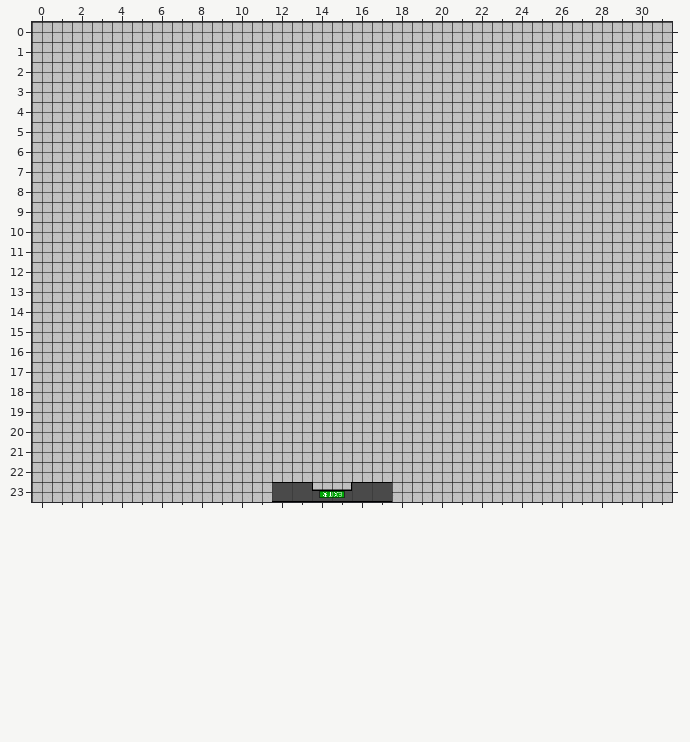
A Tiled map gets an edit: res/levels/top_room.tmx. Above, as it was before the edit.
Cells are 32x32 px. Shown: x 0..31, y 0..23.
The result:
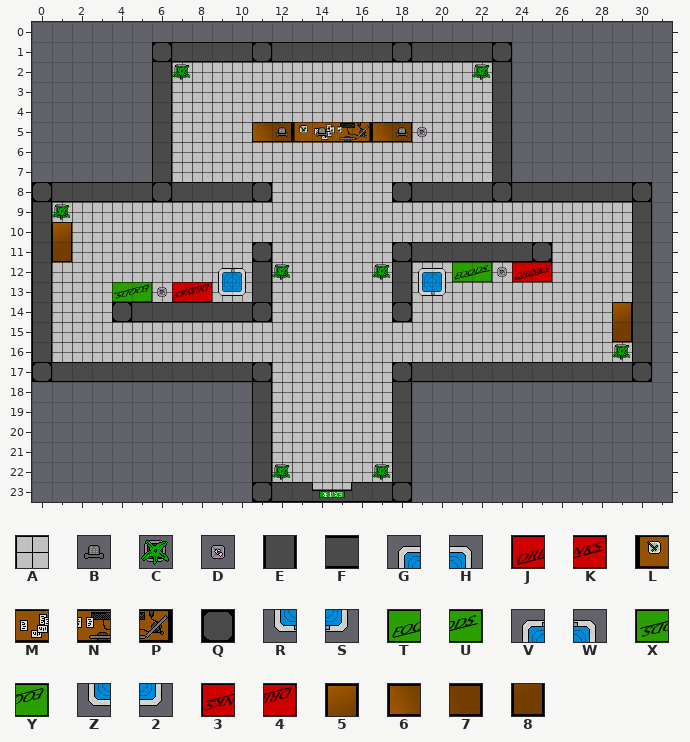
Key: from "default": A 0, B 1, C 3, D 4, E 32, F 34, G 36, H 37, J 40, K 41, L 60, M 61, N 62, P 63, Q 64, R 68, S 69, T 72, U 73, V 102, W 103, X 104, Y 105, Z 134, 2 135, 3 136, 4 137, 5 221, 6 222, 7 223, 8 253.
_ is an empty cell.
Change:
Layer "Floor":
y 0: x 0..31 AAAAAAAAAAAAAAAAAAAAAAAAAAAAAAAA -> ________________________________
y 1..7: x 0..5 AAAAAA -> ______; x 24..31 AAAAAAAA -> ________
y 8..17: x 31 A -> _
y 18..23: x 0..10 AAAAAAAAAAA -> ___________; x 19..31 AAAAAAAAAAAAA -> _____________
Layer "Blocked":
y 1: x 6..23 __________________ -> QFFFFQFFFFFFQFFFFQ
y 2: x 6..7 __ -> EC; x 22..23 __ -> CE
y 3..4: x 6 _ -> E; x 23 _ -> E
y 5: x 6 _ -> E; x 11..19 _________ -> 67LMNP67D; x 23 _ -> E
y 6..7: x 6 _ -> E; x 23 _ -> E
y 8: x 0..11 ____________ -> QFFFFFQFFFFQ; x 18..30 _____________ -> QFFFFQFFFFFFQ
y 9: x 0..1 __ -> EC; x 30 _ -> E
y 10: x 0..1 __ -> E5; x 30 _ -> E
y 11: x 0..1 __ -> E8; x 11 _ -> Q; x 18..25 ________ -> QFFFFFFQ; x 30 _ -> E
y 12: x 0 _ -> E; x 9..12 ____ -> VWEC; x 17..25 _________ -> CEGHTUDJK; x 30 _ -> E
y 13: x 0 _ -> E; x 4..11 ________ -> XYD34Z2E; x 18..20 ___ -> ERS; x 30 _ -> E
y 14: x 0 _ -> E; x 4..11 ________ -> QFFFFFFQ; x 18 _ -> Q; x 29..30 __ -> 5E
y 15: x 0 _ -> E; x 29..30 __ -> 8E
y 16: x 0 _ -> E; x 29..30 __ -> CE
y 17: x 0..11 ____________ -> QFFFFFFFFFFQ; x 18..30 _____________ -> QFFFFFFFFFFFQ
y 18..21: x 11 _ -> E; x 18 _ -> E
y 22: x 11..12 __ -> EC; x 17..18 __ -> CE
y 23: x 11 _ -> Q; x 18 _ -> Q
Layer "Small props":
y 5: x 12 _ -> B; x 14 _ -> B; x 18 _ -> B
